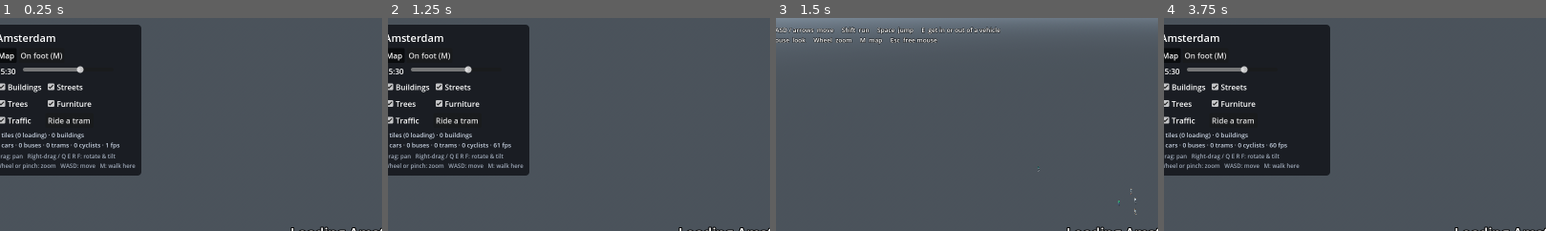
Above: before the commit, frames 1-4 (left to right).
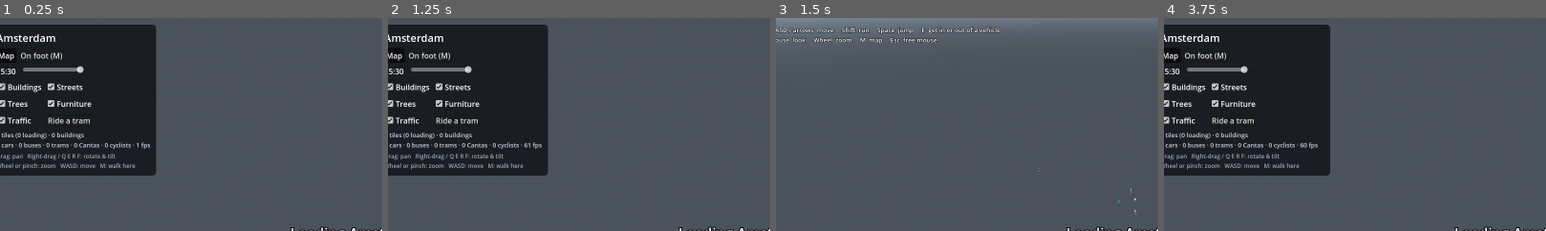
Above: after the commit, the same moments.

Repository: SimonAlkemade/GrandTheftAmsterdam
Game: Godot game, scene res://main.tscn
Two runs of this game, one before a commit and one after it. Both use one fixed random seed, a clock stepped at 60 frames per second and the inputs below.
Inputs (mouse positions are % of the whole screen's width and height, from its top left):
- Up to frame 1 (0.25 s): no input
- Up to frame 2 (1.25 s): click "Map" at 0.5 s
- Up to frame 3 (1.5 s): click "On foot (M)" at 1.25 s
- Up to frame 4 (3.75 s): tap Enter at 2 s; move the mouse to (55, 50) at 2.02 s; hold Shift 2.03-2.78 s; hold W from 2.03 s (still down); click (55, 50) at 2.17 s; tap Space at 2.27, 2.75, 3.02 s; move the mouse to (45, 51) at 2.77 s; tap Shift at 2.85 s; move the mouse to (52, 49) at 3.52 s; hold Shift from 3.53 s (still down); tap G at 3.6 s
The pictures show only the part of the screen within x 2-52%, y 0-50%; the shares and areas given below are measured in that part.

The runs differ from the first frame. In frame 1, 3.0% of the frame differs, in the area x 20-41%, y 3-74%; in frame 2, 3.7%, in the area x 20-42%, y 3-74%; in frame 3, nothing differs; in frame 4, 0.3%.
Error in both runs: Invalid access to property or key 'start' on a base object of type 'Dictionary'. (res://scripts/city_streamer.gd:79)

Commit message:
Add the Canta, a red Dutch microcar you can drive
blender/make_canta.py models the narrow two-seater (2.3 m long, 1.1 m wide,
tall glasshouse, yellow plates) with separate wheels. About eight drive in
traffic, mostly in reds; E takes one, top speed 45 km/h as by law, wheels
turning. Red dots on the minimap. Buses and trams are now the only ones
that stop as if at a stop (cyclists did too).

Co-Authored-By: Claude Opus 5.5 <noreply@anthropic.com>
Claude-Session: https://claude.ai/code/session_0174eAwEirSKheqdjJ9PpWfc

Diff:
--- a/godot-city/scripts/main.gd
+++ b/godot-city/scripts/main.gd
@@ -400,8 +400,8 @@
 	traffic.enabled = traffic_on and (mode == "walk" or cam.dist < 1600.0)
 	var s: Dictionary = streamer.stats()
 	var c: Dictionary = traffic.count()
-	ui.stats.text = "%d tiles (%d loading) · %s buildings\n%d cars · %d buses · %d trams · %d cyclists · %d fps" % [
-		s.ready, s.loading, _thousands(s.buildings), c.car, c.bus, c.tram, c.bike, Engine.get_frames_per_second()]
+	ui.stats.text = "%d tiles (%d loading) · %s buildings\n%d cars · %d buses · %d trams · %d Cantas · %d cyclists · %d fps" % [
+		s.ready, s.loading, _thousands(s.buildings), c.car, c.bus, c.tram, c.canta, c.bike, Engine.get_frames_per_second()]
 	sun.global_position = focus
 	if _shot_t >= 0.0:
 		_shot_t -= delta
@@ -492,7 +492,7 @@
 			print("veh: FAILED to get in"); _veh_step = 9; return
 		if kind != "bus" and kind != "tram":
 			if _veh_t < 0.6: press.call(KEY_W)
-			if kind != "car" and _veh_t > 2.0 and _veh_t < 2.3: press.call(KEY_SHIFT)
+			if (kind == "bike" or kind == "rack") and _veh_t > 2.0 and _veh_t < 2.3: press.call(KEY_SHIFT)
 			if _veh_t > 4.0 and _veh_t < 4.3: press.call(KEY_A)
 			if _veh_t > 5.5 and _veh_t < 5.8: press.call(KEY_A, false)
 		if args.has("side"):             # look at the rider from the side, close up
--- a/godot-city/scripts/minimap.gd
+++ b/godot-city/scripts/minimap.gd
@@ -10,8 +10,8 @@
 	"water": Color("3a78b0"), "green": Color("3f7a4a"), "walk": Color("4b5057"),
 	"road": Color("c9ccd1"), "tram": Color("8e6b4a"), "roof": Color("858a93"),
 }
-const VEHICLE := {"car": Color("e8e8e8"), "bus": Color("4f8dff"), "tram": Color("ff5a4f"), "bike": Color("ffd166")}
-const DOT := {"car": 4.5, "bus": 7.0, "tram": 7.0, "bike": 2.6}
+const VEHICLE := {"car": Color("e8e8e8"), "bus": Color("4f8dff"), "tram": Color("ff5a4f"), "bike": Color("ffd166"), "canta": Color("ff3b3b")}
+const DOT := {"car": 4.5, "bus": 7.0, "tram": 7.0, "bike": 2.6, "canta": 3.5}
 
 var streamer
 var traffic
--- a/godot-city/scripts/traffic.gd
+++ b/godot-city/scripts/traffic.gd
@@ -16,13 +16,16 @@
 const KINDS := {
 	"car": {"len": 4.2, "max": 12.5, "lane": 1.4, "y": 0.09, "accel": 3.0},
 	"bike": {"len": 1.8, "max": 5.2, "lane": 2.8, "y": 0.09, "accel": 1.2},
+	"canta": {"len": 2.3, "max": 11.0, "lane": 1.4, "y": 0.09, "accel": 2.2},
 	"bus": {"len": 12.0, "max": 11.0, "lane": 1.9, "y": 0.09, "accel": 1.5},
 	"tram": {"len": 29.8, "max": 11.5, "lane": 0.0, "y": 0.13, "accel": 1.1},
 }
 const TRAM_SECTIONS := [9.6, 9.6, 9.6]
 const CAR_COLORS := ["1b1b1b", "f2f2f2", "8a8f94", "2c4a6e", "7a1e1e", "2f5d3a", "c9b48a", "d9d4c7", "0f2a4a", "b3261e", "4a4f55", "e8e8e8"]
 
-var target := {"car": 70, "bus": 7, "tram": 9, "bike": 35}
+var target := {"car": 70, "bus": 7, "tram": 9, "bike": 35, "canta": 8}
+# Cantas come in a few reds (and now and then another colour).
+const CANTA_COLORS := ["9e0b10", "9e0b10", "b3121a", "8a0a12", "c4161c", "9e0b10", "1d3f73"]
 # Most Amsterdam bikes are black; the rest in the usual colours.
 const BIKE_COLORS := ["111214", "111214", "111214", "111214", "1d2a3a", "6b1e1e", "2f4f3a", "d8d2c4", "7a8a99"]
 var spawn_radius := 420.0
@@ -165,6 +168,9 @@
 		"bus":
 			var b: Node3D = Models.bus()
 			root.add_child(b); v.parts.append([b, 0.0, 12.0])
+		"canta":
+			var c: Node3D = Models.canta(Color(CANTA_COLORS[_rng.randi() % CANTA_COLORS.size()]))
+			root.add_child(c); v.parts.append([c, 0.0, 2.3])
 		"bike":
 			var rig: Node3D = BikeRig.new()
 			rig.build("oma" if _rng.randf() < 0.55 else "opa", Color(BIKE_COLORS[_rng.randi() % BIKE_COLORS.size()]), "_low")
@@ -227,7 +233,7 @@
 	if not enabled:
 		return
 	delta = minf(delta, 0.1)
-	var counts := {"car": 0, "bus": 0, "tram": 0, "bike": 0}
+	var counts := {"car": 0, "bus": 0, "tram": 0, "bike": 0, "canta": 0}
 	for v in vehicles.duplicate():
 		if v.pos.distance_to(Vector2(focus.x, focus.z)) > spawn_radius + 160.0 and not _occupied(v):
 			_despawn(v)
@@ -268,7 +274,7 @@
 		gap = minf(gap, pp.dot(fwd) - 3.0)
 	want = minf(want, maxf(0.0, (gap - 1.0) / 1.3))
 	# Buses and trams stop now and then, as if at a stop.
-	if v.kind != "car":
+	if v.kind == "bus" or v.kind == "tram":
 		v.stop_in -= v.speed * dt
 		if v.stop_in < 30.0 and v.dwell <= 0.0:
 			want = minf(want, maxf(0.0, v.stop_in / 3.0))
@@ -316,6 +322,8 @@
 		part[0].rotation.y = atan2(-dir.x, -dir.y)
 	if v.kind == "bike":
 		v.parts[0][0].pedal(dt, v.speed)
+	elif v.kind == "canta":
+		Models.spin_wheels(v.parts[0][0], v.speed * dt, 0.22)
 
 
 # The point `back` metres behind the front along the trail.
@@ -334,7 +342,7 @@
 
 # ---- the player and vehicles ------------------------------------------------------
 
-const RADIUS := {"car": 1.3, "bus": 1.5, "tram": 1.5, "bike": 0.5}   # half widths, roughly
+const RADIUS := {"car": 1.3, "bus": 1.5, "tram": 1.5, "bike": 0.5, "canta": 0.8}   # half widths, roughly
 
 
 ## A bike you took from a rack, as a traffic vehicle you drive.
@@ -393,7 +401,7 @@
 
 
 func count() -> Dictionary:
-	var c := {"car": 0, "bus": 0, "tram": 0, "bike": 0}
+	var c := {"car": 0, "bus": 0, "tram": 0, "bike": 0, "canta": 0}
 	for v in vehicles: c[v.kind] += 1
 	return c
 
--- a/godot-city/scripts/vehicle_models.gd
+++ b/godot-city/scripts/vehicle_models.gd
@@ -60,6 +60,27 @@
 	return n
 
 
+# A Canta, the narrow Dutch microcar (blender/make_canta.py), in red.
+static var _canta: PackedScene
+
+static func canta(color := Color("9e0b10")) -> Node3D:
+	if _canta == null:
+		_canta = load("res://models/canta.glb")
+	var n: Node3D = _canta.instantiate()
+	var body: MeshInstance3D = n.find_child("body", true, false)
+	for i in body.mesh.get_surface_count():
+		var m := body.mesh.surface_get_material(i)
+		if m and m.resource_name.begins_with("paint"):
+			body.set_surface_override_material(i, mat("canta_%s" % color.to_html(false), color, 0.3, 0.2))
+	return n
+
+
+## Turn a vehicle's wheels (children named wheel_*) for the distance it covered.
+static func spin_wheels(n: Node3D, distance: float, radius: float) -> void:
+	for w in n.find_children("wheel_*", "", true, false):
+		(w as Node3D).rotation.x -= distance / radius
+
+
 # A GVB city bus: white, with the blue band and a lit destination sign.
 static func bus() -> Node3D:
 	var n := Node3D.new()
--- a/godot-city/scripts/walker.gd
+++ b/godot-city/scripts/walker.gd
@@ -8,16 +8,18 @@
 ## next to a bus or tram rides it along its route; E again gets you out.
 
 const Human := preload("res://scripts/human.gd")
+const Models := preload("res://scripts/vehicle_models.gd")
 const SWIM_Y := -1.2
 const BRIDGE_Y := 0.3
 const ENTER_RANGE := 3.0
 # Per vehicle: camera height above the road, camera distance, half width.
-const VEHICLE_CAM := {"car": [1.7, 7.5, 0.9], "bus": [3.2, 15.0, 1.3], "tram": [3.4, 19.0, 1.2], "bike": [1.5, 4.8, 0.4]}
+const VEHICLE_CAM := {"car": [1.7, 7.5, 0.9], "bus": [3.2, 15.0, 1.3], "tram": [3.4, 19.0, 1.2], "bike": [1.5, 4.8, 0.4], "canta": [1.9, 6.0, 0.6]}
 # What you can drive: top speed (and with Shift), reverse, acceleration,
 # steering, how far the nose reaches, the half length, and the speed at
 # which steering is at full strength.
 const DRIVE := {
 	"car": {"top": 17.0, "boost": 17.0, "rev": 5.0, "acc": 7.0, "steer": 1.5, "nose": 2.2, "half": 2.1, "full": 5.0},
+	"canta": {"top": 12.5, "boost": 12.5, "rev": 3.0, "acc": 4.5, "steer": 1.9, "nose": 1.3, "half": 1.15, "full": 3.5},   # 45 km/h, by law
 	"bike": {"top": 5.5, "boost": 8.5, "rev": 1.0, "acc": 2.2, "steer": 2.4, "nose": 1.0, "half": 0.9, "full": 2.0},
 }
 const LOOK := [Color("f2efe8"), Color("1d1f24"), Color("d9a07a"), Color("2b1d14"), Color("f5f5f5"), Color("3d5a80")]
@@ -130,7 +132,7 @@
 		return
 	_mouse_idle += delta
 	if vehicle != null:
-		if vehicle.kind == "car" or vehicle.kind == "bike":
+		if DRIVE.has(vehicle.kind):
 			_drive(delta)
 		else:
 			_ride()
@@ -140,7 +142,7 @@
 		return
 	var here := Vector2(global_position.x, global_position.z)
 	var near: Dictionary = traffic.nearest(here, ENTER_RANGE) if traffic else {}
-	prompt = "" if near.is_empty() else {"car": "E  drive this car", "bus": "E  ride the bus", "tram": "E  ride the tram", "bike": "E  ride this bike"}[near.kind]
+	prompt = "" if near.is_empty() else {"car": "E  drive this car", "bus": "E  ride the bus", "tram": "E  ride the tram", "bike": "E  ride this bike", "canta": "E  drive this Canta"}[near.kind]
 	if prompt == "" and Engine.get_physics_frames() % 6 == 0:
 		_rack_bike = streamer.parked_bike(here, 1.6)
 	if prompt == "" and not _rack_bike.is_empty() and _rack_bike.at.distance_to(here) < 1.8:
@@ -248,7 +250,7 @@
 	body.visible = false
 	speed = 0.0
 	state = "idle"
-	if v.kind == "car" or v.kind == "bike":
+	if DRIVE.has(v.kind):
 		v.driver = true
 		v.parked = false
 		var n: Node3D = v.parts[0][0]
@@ -269,7 +271,7 @@
 	var v: Dictionary = vehicle
 	vehicle = null
 	body.visible = true
-	if v.kind == "car" or v.kind == "bike":
+	if DRIVE.has(v.kind):
 		v.driver = false
 		v.parked = true                  # it stays where you left it
 		v.speed = 0.0
@@ -313,7 +315,7 @@
 	elif throttle < 0.0:
 		car_speed = move_toward(car_speed, -spec.rev, (12.0 if car_speed > 0.0 else 4.0) * dt)
 	else:
-		car_speed = move_toward(car_speed, 0.0, (2.5 if vehicle.kind == "car" else 1.2) * dt)
+		car_speed = move_toward(car_speed, 0.0, (1.2 if vehicle.kind == "bike" else 2.5) * dt)
 	car_yaw += steer * clampf(car_speed / spec.full, -1.0, 1.0) * spec.steer * dt
 	var f := Vector2(-sin(car_yaw), -cos(car_yaw))
 	var c := Vector2(global_position.x, global_position.z)
@@ -336,6 +338,8 @@
 	global_position = Vector3(next.x, y - 0.09, next.y)
 	heading = car_yaw
 	speed = absf(car_speed)
+	if vehicle.kind == "canta":
+		Models.spin_wheels(n, car_speed * dt, 0.22)
 	if vehicle.kind == "bike":
 		n.pedal(dt, car_speed)
 		var lean := clampf(-steer * absf(car_speed) * 0.05, -0.3, 0.3)
Binary file added: godot-city/models/canta.glb
Not shown, added: godot-city/models/canta.glb.import
Not shown, added: blender/make_canta.py
Not shown, changed: godot-city/README.md
Not shown, added: shots-blender/canta.png
Not shown, added: shots-godot/canta-ingame.png
